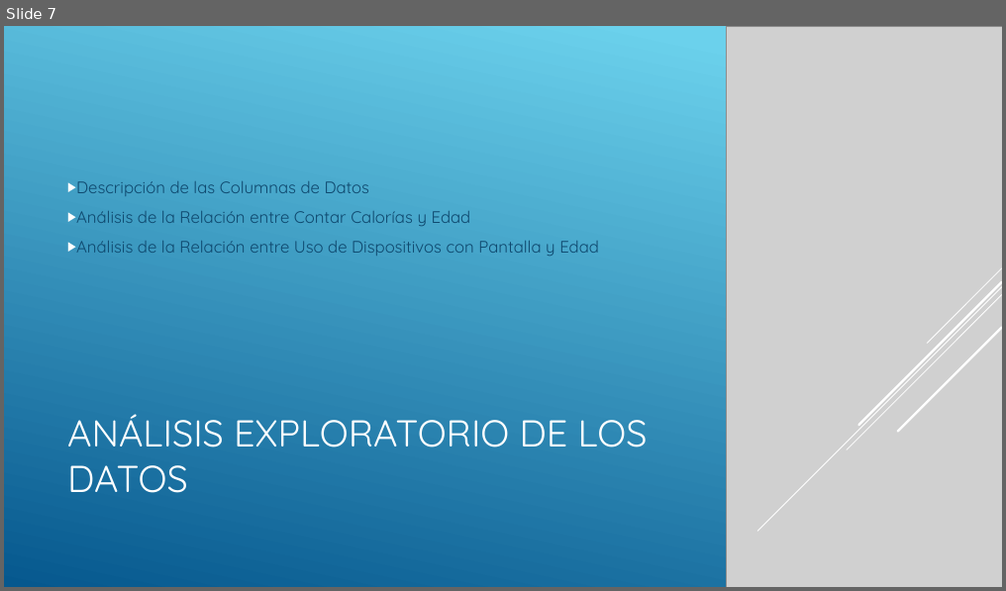
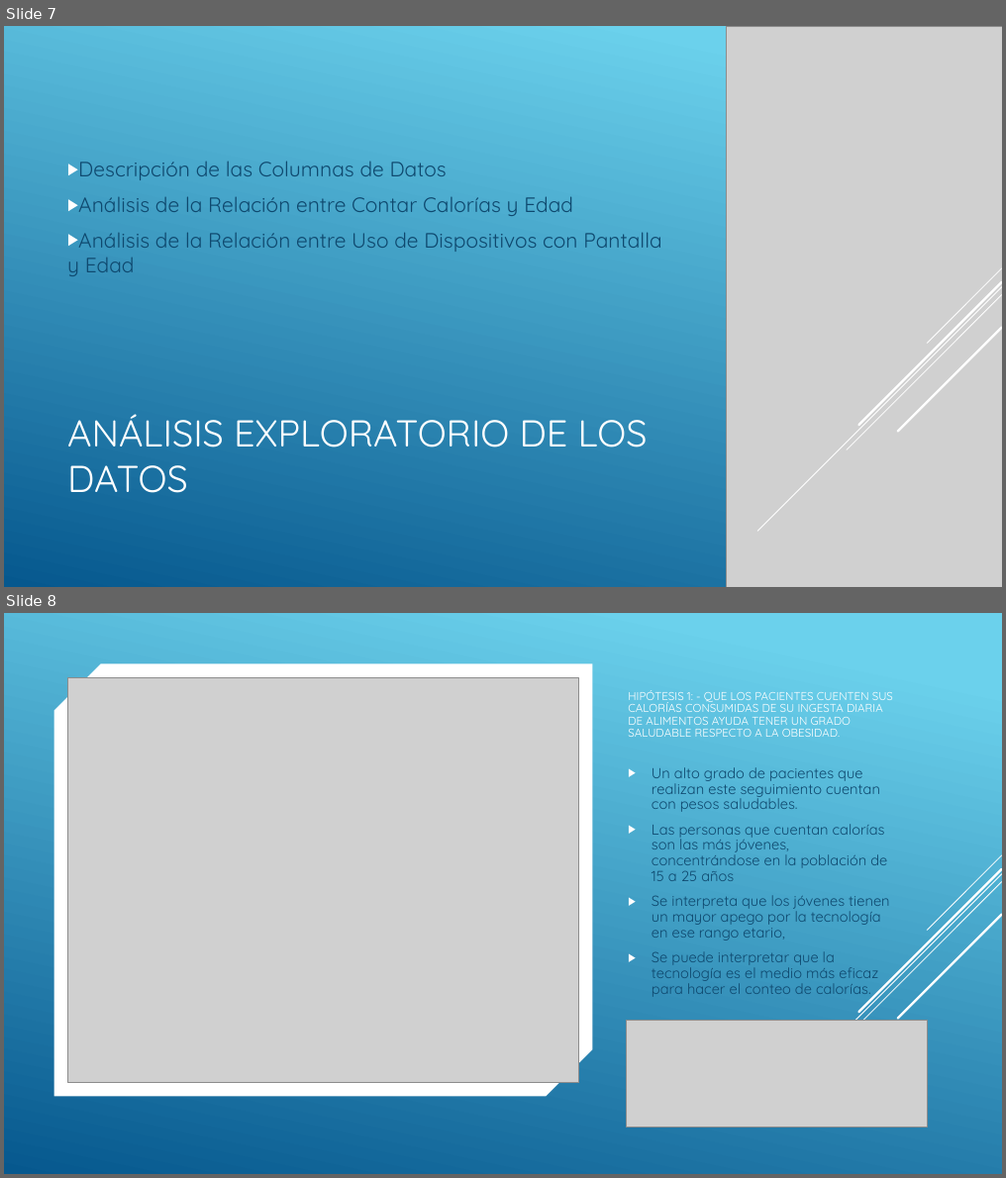
Before and after one commit to dani3836/Data-Science, a slide deck: Pre-entrega.pptx. Shown one above the other, each under a label of ours: slide 7 before the commit, slides 7 and 8 after it. The pictures are 1006x591 and 1006x1178 pixels, drawn with LibreOffice and Linux fonts; fonts in the diff are those of the drawing; grey boxes stand for pictures. Boxes give left, top, right and bottom in pixels: in the first picture for what was removed or moved away, otherwise in the second. Text is boxed around its words. In the diff, an @@ line names an element or a change of style, - is before the commit and + after.

```diff
--- a/Pre-entrega.pptx
+++ b/Pre-entrega.pptx
@@ slide 8 added at bbox=[4, 613, 1002, 1174], background gradient #6ED2EB to #06588E @@
@@ snip diag rect added at bbox=[54, 663, 592, 1096], fill #FFFFFF @@
@@ picture added at bbox=[67, 677, 579, 1083] @@
@@ title added at bbox=[628, 690, 893, 737], 11 pt, text #FFFFFF @@
+HIPÓTESIS 1: - QUE LOS PACIENTES CUENTEN SUS CALORÍAS CONSUMIDAS DE SU INGESTA DIARIA DE ALIMENTOS AYUDA TENER UN GRADO SALUDABLE RESPECTO A LA OBESIDAD.
@@ text added at bbox=[651, 767, 890, 999], 14 pt, text #0F496F @@
+▶ Un alto grado de pacientes que realizan este seguimiento cuentan con pesos saludables.
+▶ Las personas que cuentan calorías son las más jóvenes, concentrándose en la población de 15 a 25 años
+▶ Se interpreta que los jóvenes tienen un mayor apego por la tecnología en ese rango etario,
+▶ Se puede interpretar que la tecnología es el medio más eficaz para hacer el conteo de calorías.
@@ group added at bbox=[757, 856, 1002, 1118]: 5 lines @@
@@ picture added at bbox=[627, 1020, 927, 1128] @@
@@ slide 7 changed as well @@
@@ text "Descripción de las Columnas de ..." at bbox=[67, 161, 661, 276]: size 16 to 20 pt @@
```
Also in this commit, not shown: 5 other slides changed, 4 other slides added, 1 slide removed.
